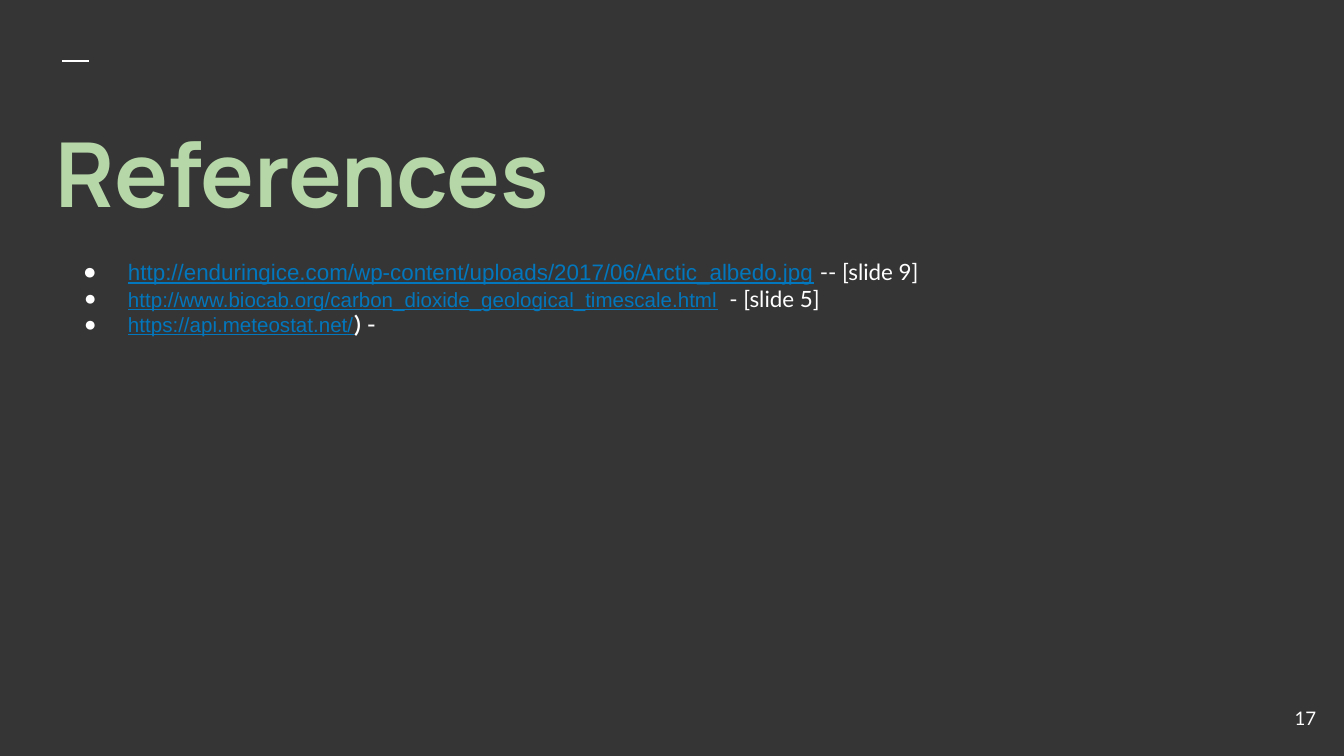
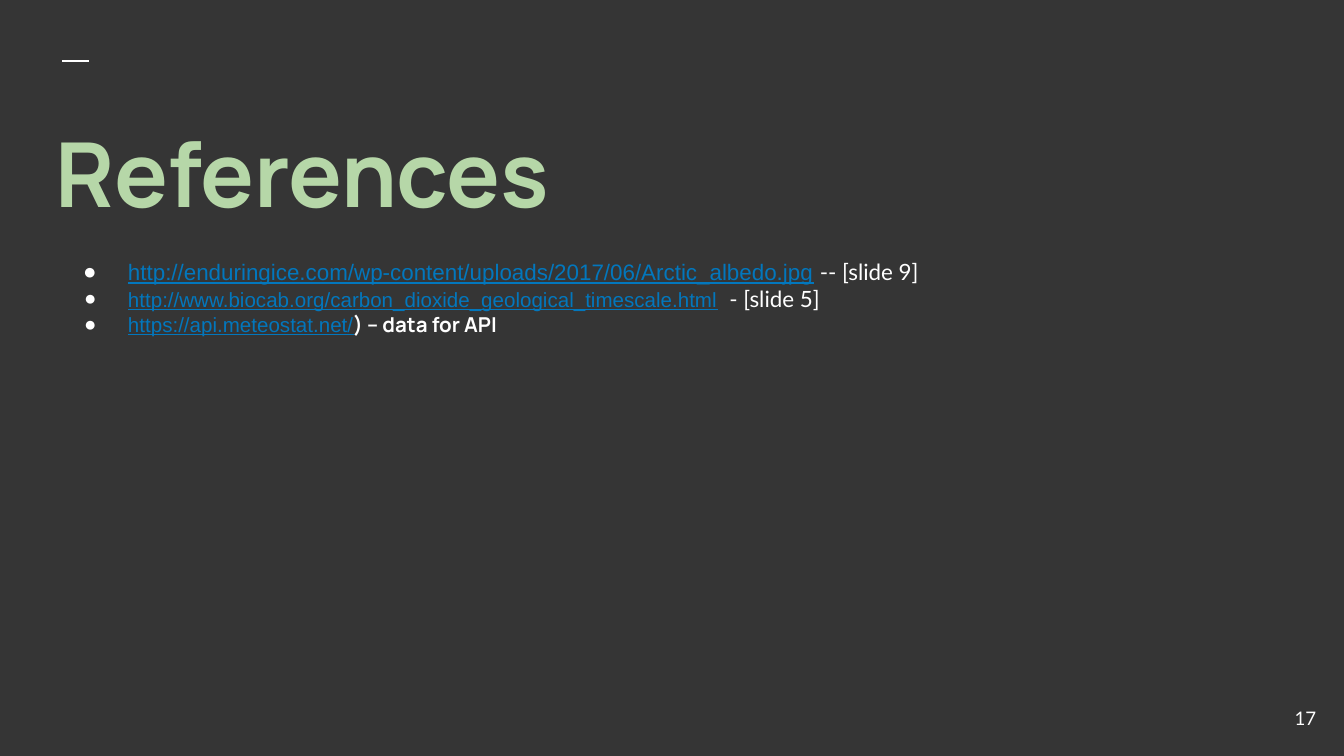
Before and after one commit to jnnhuynh-web/Project-1, a slide deck: slide 17 of Reference/Master Jupyter/Climate Data.pptx. Drawn at 1344x756 pixels with LibreOffice and Linux fonts; fonts in the diff are those of the drawing. Boxes give left, top, right and bottom in pixels: in the first picture for what was removed or moved away, otherwise in the second. Text is boxed around its words. In the diff, an @@ line names an element or a change of style, - is before the commit and + after.

```diff
--- a/Reference/Master Jupyter/Climate Data.pptx
+++ b/Reference/Master Jupyter/Climate Data.pptx
@@ text at bbox=[128, 316, 497, 336]: text changed @@
-● https://api.meteostat.net/) -
+● https://api.meteostat.net/) – data for API
```
Also in this commit, not shown: 1 other slide changed.
